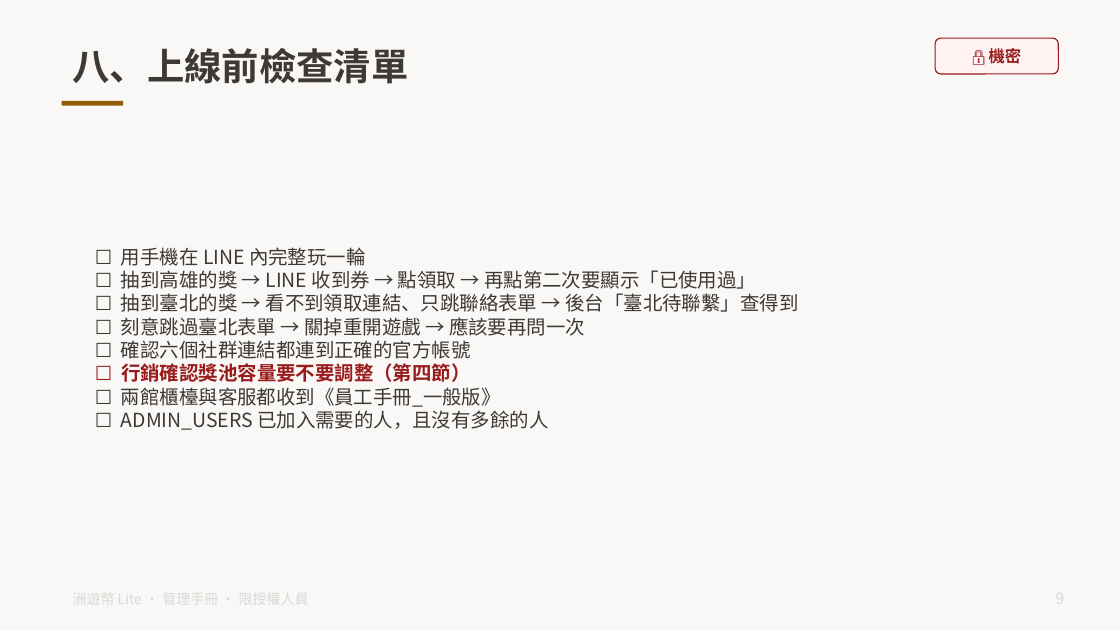
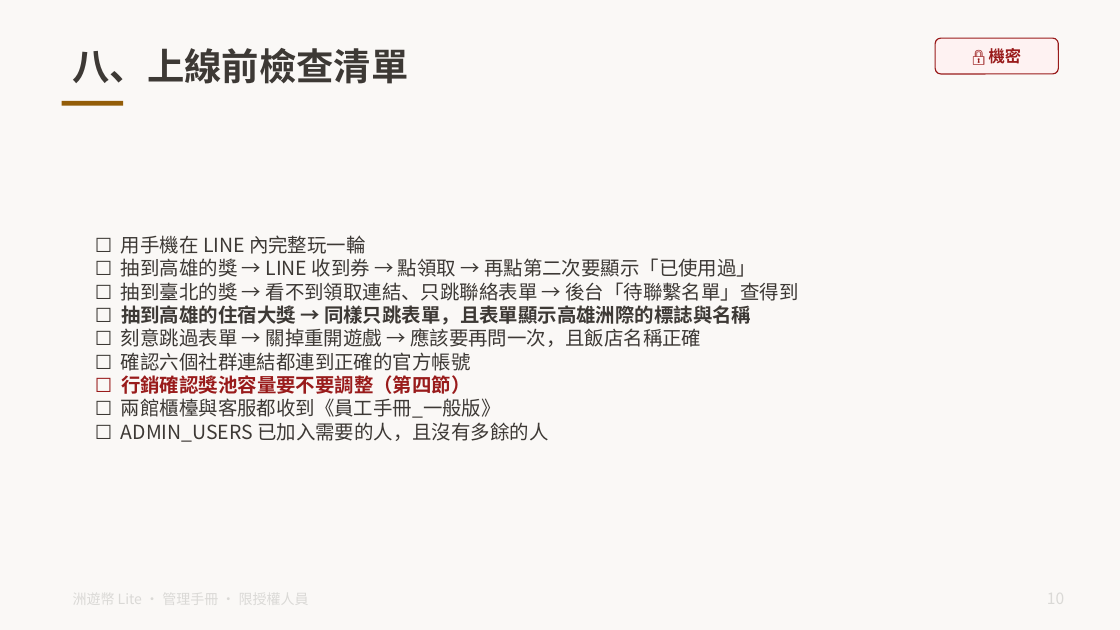
Before and after one commit to tony1229kimo/intercoins-lite, a slide deck: slide 11 of docs/洲遊幣Lite_員工手冊_管理版_機密.pptx (slide 10 before the commit). Drawn at 1120x630 pixels with LibreOffice and Linux fonts; fonts in the diff are those of the drawing. Boxes give left, top, right and bottom in pixels: in the first picture for what was removed or moved away, otherwise in the second. Text is boxed around its words. In the diff, an @@ line names an element or a change of style, - is before the commit and + after.

```diff
--- a/docs/洲遊幣Lite_員工手冊_管理版_機密.pptx
+++ b/docs/洲遊幣Lite_員工手冊_管理版_機密.pptx
@@ text at [121,235,799,442]: text changed @@
-☐ 用手機在 LINE 內完整玩一輪
-☐ 抽到高雄的獎 → LINE 收到券 → 點領取 → 再點第二次要顯示「已使用過」
-☐ 抽到臺北的獎 → 看不到領取連結、只跳聯絡表單 → 後台「臺北待聯繫」查得到
-☐ 刻意跳過臺北表單 → 關掉重開遊戲 → 應該要再問一次
-☐ 確認六個社群連結都連到正確的官方帳號
-☐ 行銷確認獎池容量要不要調整（第四節）
-☐ 兩館櫃檯與客服都收到《員工手冊_一般版》
-☐ ADMIN_USERS 已加入需要的人，且沒有多餘的人
+☐ 用手機在 LINE 內完整玩一輪
+☐ 抽到高雄的獎 → LINE 收到券 → 點領取 → 再點第二次要顯示「已使用過」
+☐ 抽到臺北的獎 → 看不到領取連結、只跳聯絡表單 → 後台「待聯繫名單」查得到
+☐ 抽到高雄的住宿大獎 → 同樣只跳表單，且表單顯示高雄洲際的標誌與名稱
+☐ 刻意跳過表單 → 關掉重開遊戲 → 應該要再問一次，且飯店名稱正確
+☐ 確認六個社群連結都連到正確的官方帳號
+☐ 行銷確認獎池容量要不要調整（第四節）
+☐ 兩館櫃檯與客服都收到《員工手冊_一般版》
+☐ ADMIN_USERS 已加入需要的人，且沒有多餘的人
```
Also in this commit, not shown: 8 other slides changed, 1 slide added, 9 other files.
